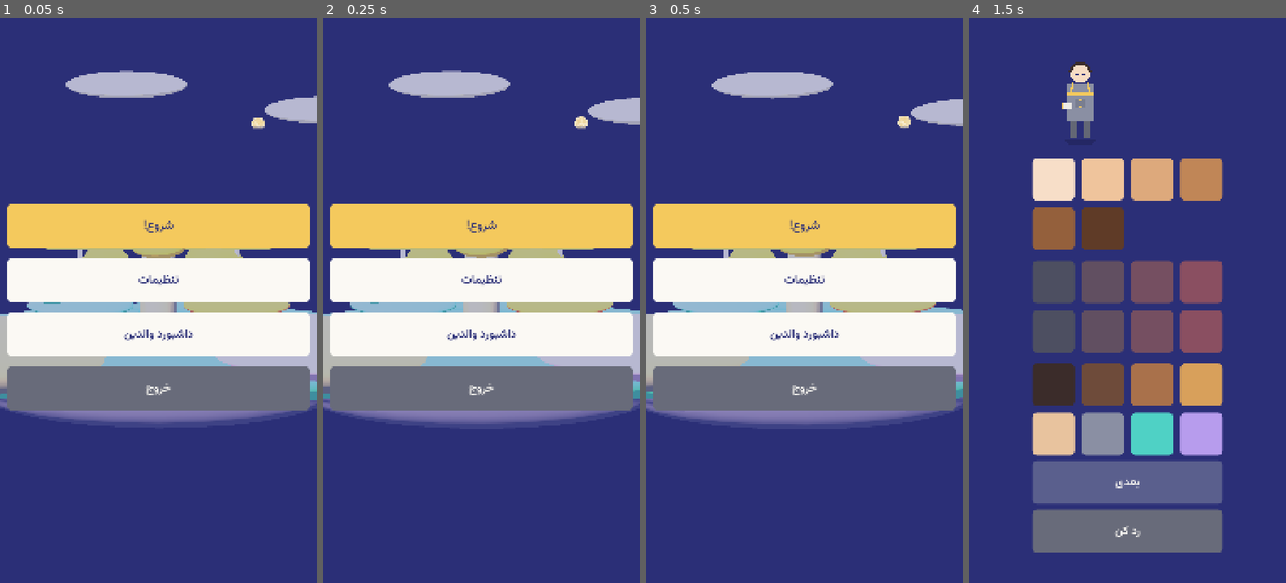
Above: before the commit, frames 1-4 (left to right).
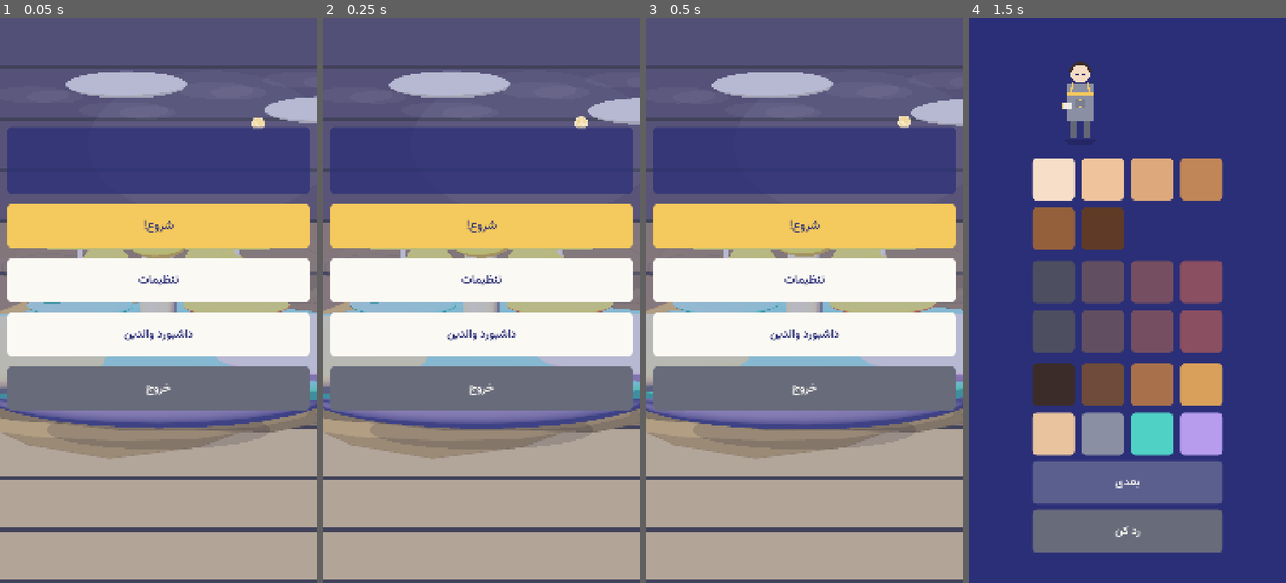
Above: after the commit, the same moments.

Repository: soheilsssbd7/Nexus-learning-game
Game: Godot game, scene res://scenes/main/MainMenu.tscn
Same seed, same stepped clock (60 frames per second), same inputs: the game is played once before the commit and once after it.
Inputs (mouse positions are in pixels of both pictures, inside the frame that each line leads up to):
- Up to frame 1 (0.05 s): no input
- Up to frame 2 (0.25 s): no input
- Up to frame 3 (0.5 s): no input
- Up to frame 4 (1.5 s): click "شروع!" at 0.5 s; click (1054, 181) at 1.25 s

The runs differ from the first frame. In frame 1, 50% of the frame differs, in the area x 0-100%, y 0-100%; in frame 2, 50%; in frame 3, 50%; in frame 4, nothing differs.

Commit message:
fix(menu): contain web frame and keep clay art visible
Co-authored-by: arena-agent <297053741+arena-agent@users.noreply.github.com>

Diff:
--- a/game/scripts/ui/MainMenu.gd
+++ b/game/scripts/ui/MainMenu.gd
@@ -37,6 +37,7 @@
 var primary_button: Button = null
 var title_label: Label = null
 var menu_box: VBoxContainer = null
+var clay_backdrop: ClayStage2D = null
 
 
 func _ready() -> void:
@@ -49,8 +50,11 @@
 	# کافی نیست و در Web/Android ممکن است تمام UI را بیرون از قاب بسازد.
 	set_anchors_and_offsets_preset(Control.PRESET_FULL_RECT)
 	if size.x < 2.0 or size.y < 2.0:
+		# فقط برای instanceهای تست که هنوز parent/viewport به آن‌ها اندازه نداده است.
+		# روی دستگاه واقعی نباید minimum-size ریشه viewport را بزرگ‌تر کند؛ این همان
+		# چیزی است که در Web می‌توانست قابِ ۱۰۸۰×۱۹۲۰ را به بیرون از canvas ببرد.
 		size = Vector2(1080.0, 1920.0)
-	custom_minimum_size = Vector2(1080.0, 1920.0)
+	custom_minimum_size = Vector2.ZERO
 	_build()
 	get_viewport().size_changed.connect(_fit_menu)
 	call_deferred("_fit_menu")
@@ -139,18 +143,39 @@
 func _fit_menu() -> void:
 	if menu_box == null or not is_instance_valid(menu_box):
 		return
-	var viewport_height: float = maxf(get_viewport_rect().size.y, 1920.0)
+	var frame: Vector2 = get_viewport_rect().size
+	var viewport_height: float = maxf(frame.y, 1.0)
+	var viewport_width: float = maxf(frame.x, 1.0)
 	var content_height: float = maxf(menu_box.get_combined_minimum_size().y, 1.0)
-	# عنوان، کارت قهرمان و چهار دکمه باید در قاب portrait جا شوند؛ قبل از این
-	# اصلاح، top=620 با HeroCard باعث می‌شد نیمه‌ی دکمه‌ها بیرونِ صفحه بروند.
-	var top: float = minf(260.0, maxf(132.0, viewport_height - content_height - 72.0))
+	# اولویت با قاب واقعی است، نه minimum-size طراحی. اگر preview در پنجره‌ی
+	# کوتاه/افقی باز شد، کل منو proportionally داخل همان قاب می‌نشیند و crop نمی‌شود.
+	var available_height: float = maxf(viewport_height - 48.0, 1.0)
+	var fit_scale: float = minf(1.0, available_height / content_height)
+	menu_box.scale = Vector2.ONE * fit_scale
+	menu_box.pivot_offset = Vector2(menu_box.size.x * 0.5, 0.0)
+	var rendered_height: float = content_height * fit_scale
+	var top: float = clampf((viewport_height - rendered_height) * 0.5, 24.0, 260.0)
 	menu_box.offset_top = top
 	menu_box.offset_bottom = top + content_height
 
+	if clay_backdrop != null and is_instance_valid(clay_backdrop):
+		var backdrop_scale: float = minf(viewport_width / 1080.0, viewport_height / 1920.0)
+		backdrop_scale = maxf(backdrop_scale, 0.01)
+		clay_backdrop.scale = Vector2.ONE * backdrop_scale
+		clay_backdrop.position = Vector2(
+			(viewport_width - 1080.0 * backdrop_scale) * 0.5,
+			(viewport_height - 1920.0 * backdrop_scale) * 0.5)
+
 
 ## ویترین سه‌بعدی در یک SubViewport مستقل می‌نشیند تا UI واقعیِ Control روی آن
-## overlay شود و در صورت خاموش‌بودن renderer هم fallbackِ پس‌زمینه‌ی رنگی بماند.
+## overlay شود. ClayStage2D همان قاب/پالت را به‌عنوان fallbackِ قطعی نگه می‌دارد؛
+## بنابراین روی Web/renderer محدود هم صفحه‌ی آغاز بدون art خالی نمی‌شود.
 func _build_clay_showcase() -> void:
+	clay_backdrop = ClayStage2D.new()
+	clay_backdrop.name = "ClayBackdropArt"
+	clay_backdrop.z_index = -1
+	add_child(clay_backdrop)
+
 	var host := SubViewportContainer.new()
 	host.name = "ClayShowcase"
 	host.mouse_filter = Control.MOUSE_FILTER_IGNORE
@@ -160,7 +185,9 @@
 	var viewport := SubViewport.new()
 	viewport.name = "ClayViewport"
 	viewport.size = Vector2i(1080, 1920)
-	viewport.transparent_bg = false
+	# شفافیت عمداً روشن است: اگر 3D در WebGL/renderer محدود نشد،
+	# ClayBackdropArt از زیرِ آن دیده می‌شود؛ اگر شد، آبجکت‌های 3D روی آن می‌نشینند.
+	viewport.transparent_bg = true
 	viewport.handle_input_locally = false
 	viewport.render_target_update_mode = SubViewport.UPDATE_ALWAYS
 	host.add_child(viewport)
@@ -168,7 +195,7 @@
 	world.name = "ClayWorld"
 	viewport.add_child(world)
 	add_child(host)
-	move_child(host, 0)
+	move_child(host, 1)
 
 
 func _add(box: VBoxContainer, key: String, tone: String) -> Button:
Not shown, changed: site/game/engine_bundle.mjs
Not shown, changed: site/game/index.pck
Not shown, changed: tools/build_web_preview.py
